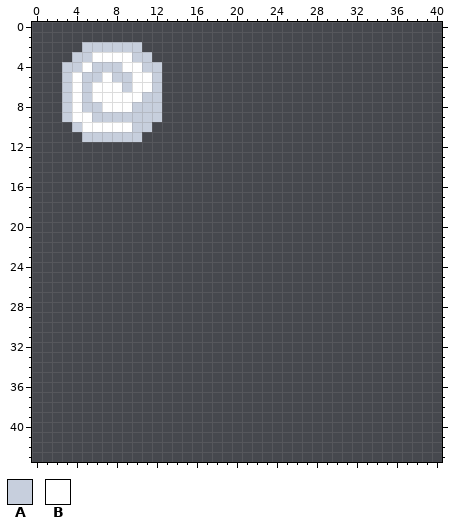
One commit to this pixel-art file: BurningKnight/Content/Animations/particles.ase. That is the earlier state.
128x128 pixels, 1 frame. Shown: x 0..40, y 0..43.
Palette (. is transparent): A #c7cfdd  B #ffffff
Pixels before, first column x 3:
 2 ..AAAAAA..
 3 .AABBBBAA.
 4 AABAAABBAA
 5 ABAABAABBA
 6 ABABBBABBA
 7 ABABBBBBAA
 8 ABAABBBAAA
 9 ABBAAAAAAA
10 .ABBBBBAA.
11 ..AAAAAA..
The result:
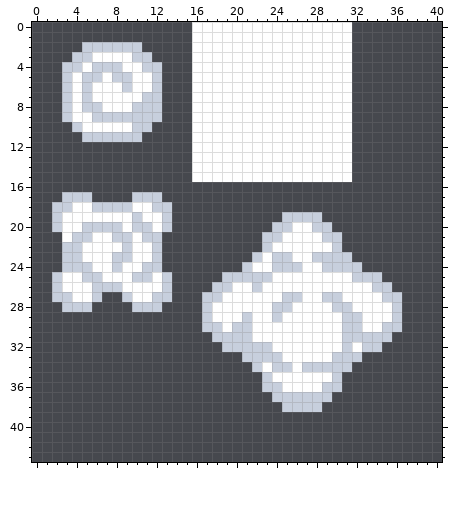
From old to new:
Colour A now appears in row 17 at x 3 to 5 and 10 to 12; in row 18 at x 2 to 3, 6 to 9 and 12 to 13; in row 19 at x 2, 10, 13 and 25 to 28; in row 20 at x 2, 5 to 8, 10 to 11, 13, 24 to 25 and 28 to 29; in row 21 at x 4 to 5, 8 to 9, 11 to 12, 23 to 24 and 29 to 30; in row 22 at x 3 to 4, 9, 12, 23 and 30.
Colour A now appears in row 23 at x 3 to 4, 8 to 9, 12, 22, 24 to 25 and 28 to 31; in row 24 at x 3 to 5, 8, 11 to 12, 21, 24 to 26 and 29 to 32; in row 25 at x 2, 5 to 6, 10 to 11, 13, 19 to 23 and 32 to 34; in row 26 at x 2, 6 to 8, 13, 18 to 19, 22 and 34 to 35; in row 27 at x 2 to 3, 6, 9, 12 to 13, 17 to 18, 25 to 26, 29 to 30 and 35 to 36; in row 28 at x 3 to 5, 10 to 12, 17, 24 to 25, 30 to 31 and 36.
Colour A now appears in row 29 at x 17, 21, 24, 31 to 32 and 36; in row 30 at x 17 to 18, 20 to 21, 31 to 32 and 35 to 36; in row 31 at x 18 to 21 and 31 to 35; in row 32 at x 19 to 23, 31 and 33 to 34; in row 33 at x 21 to 24 and 30 to 32; in row 34 at x 22, 24 to 25 and 27 to 31.
Colour A now appears in row 35 at x 23 and 30; in row 36 at x 23 to 24 and 29 to 30; in row 37 at x 24 to 29; in row 38 at x 25 to 28.
Colour B now appears in rows 0 to 15 at x 16 to 31; in row 18 at x 4 to 5 and 10 to 11; in row 19 at x 3 to 9 and 11 to 12; in row 20 at x 3 to 4, 9, 12 and 26 to 27; in row 21 at x 3, 6 to 7, 10 and 25 to 28; in row 22 at x 5 to 8, 10 to 11 and 24 to 29.
Colour B now appears in row 23 at x 5 to 7, 10 to 11, 23 and 26 to 27; in row 24 at x 6 to 7, 9 to 10, 22 to 23 and 27 to 28; in row 25 at x 3 to 4, 7 to 9, 12 and 24 to 31; in row 26 at x 3 to 5, 9 to 12, 20 to 21 and 23 to 33; in row 27 at x 4 to 5, 10 to 11, 19 to 24, 27 to 28 and 31 to 34; in row 28 at x 18 to 23, 26 to 29 and 32 to 35.
Colour B now appears in row 29 at x 18 to 20, 22 to 23, 25 to 30 and 33 to 35; in row 30 at x 19, 22 to 30 and 33 to 34; in row 31 at x 22 to 30; in row 32 at x 24 to 30 and 32; in row 33 at x 25 to 29; in row 34 at x 23 and 26.
Colour B now appears in row 35 at x 24 to 29; in row 36 at x 25 to 28.
